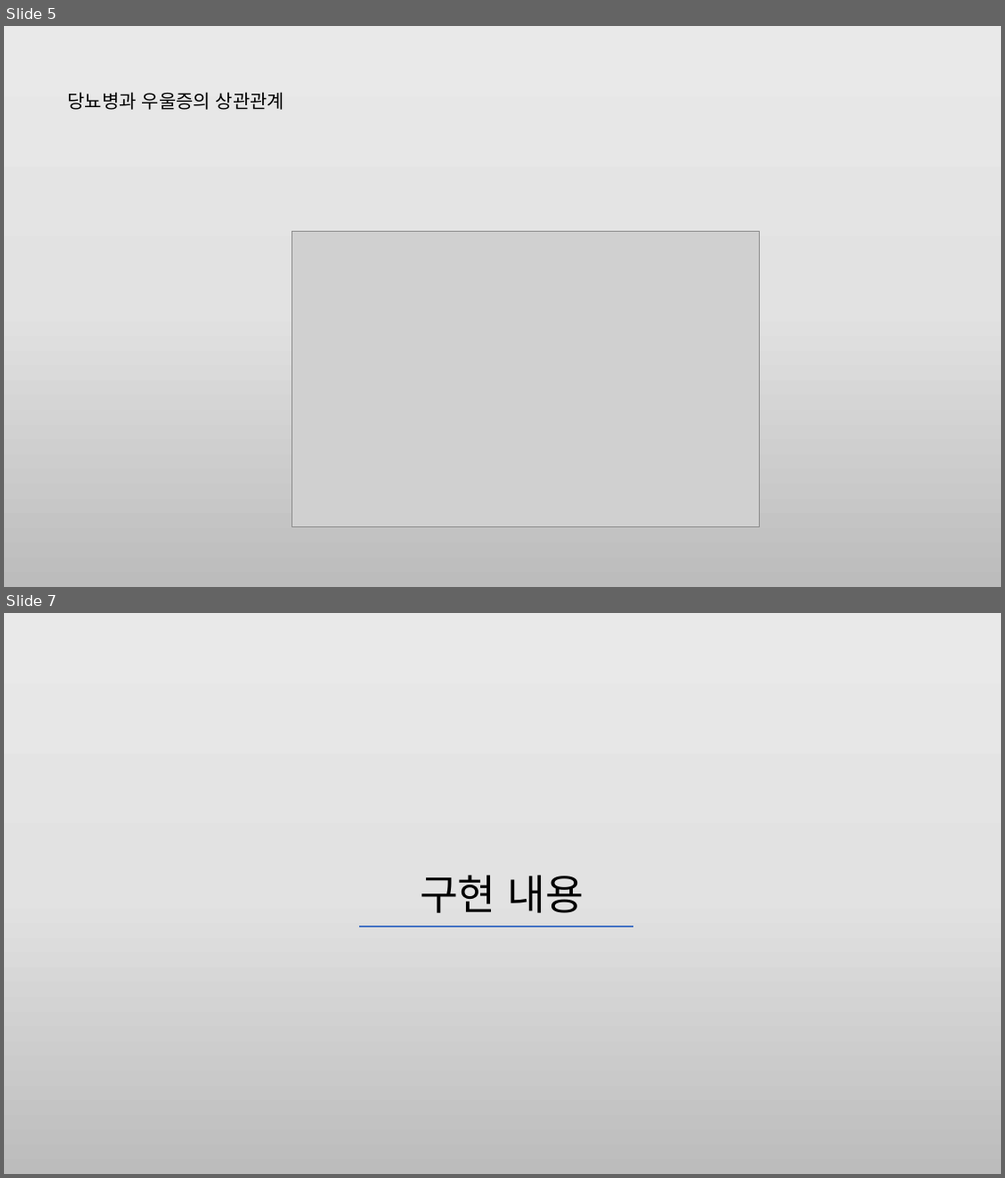
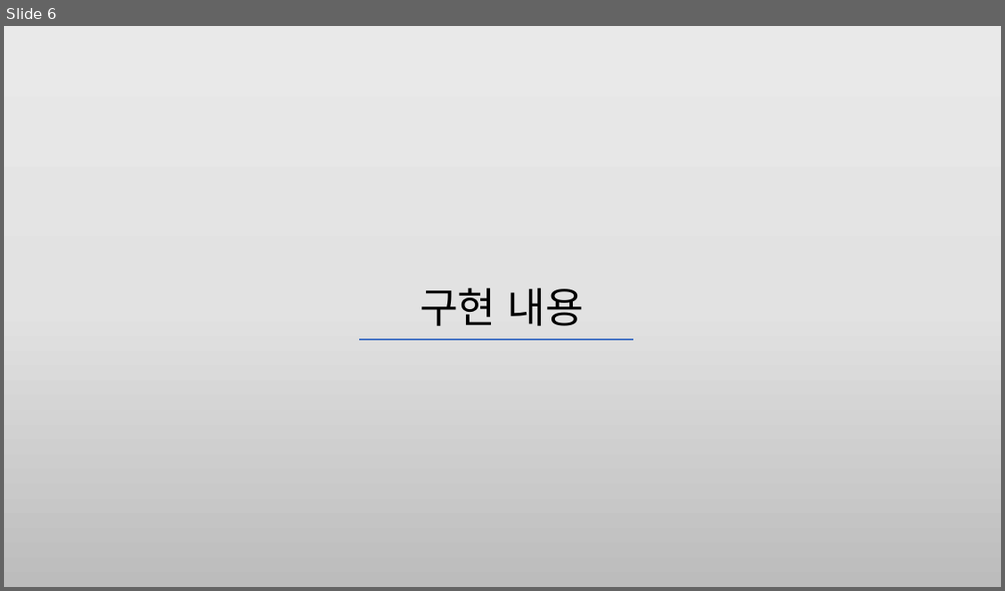
Before and after one commit to HJSUNG/capstone-design_2019, a slide deck: Documents/캡스톤_6조_1주차.pptx. Shown one above the other, each under a label of ours: slides 5 and 7 before the commit, slide 6 after it; the slides between them are not shown. The pictures are 1005x1178 and 1005x591 pixels, drawn with LibreOffice and Linux fonts; fonts in the diff are those of the drawing; grey boxes stand for pictures. Boxes give left, top, right and bottom in pixels: in the first picture for what was removed or moved away, otherwise in the second. Text is boxed around its words. In the diff, an @@ line names an element or a change of style, - is before the commit and + after.

```diff
--- a/Documents/캡스톤_6조_1주차.pptx
+++ b/Documents/캡스톤_6조_1주차.pptx
@@ slide 5 removed at (4,26,1001,587), background gradient #EBEAEA to #E4E3E3 to #BDBCBC @@
@@ text removed at (68,92,284,110) @@
-당뇨병과 우울증의 상관관계
@@ picture removed at (291,231,760,527) @@
@@ what was slide 7 is now slide 6 @@
```
Also in this commit, not shown: 3 slides changed, 2 slides added, 2 other slides removed.
